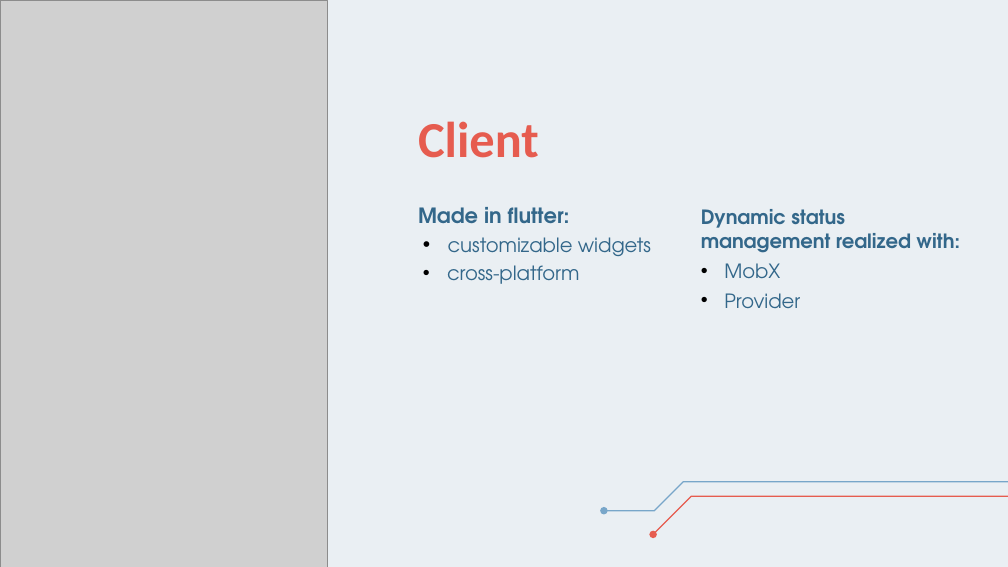
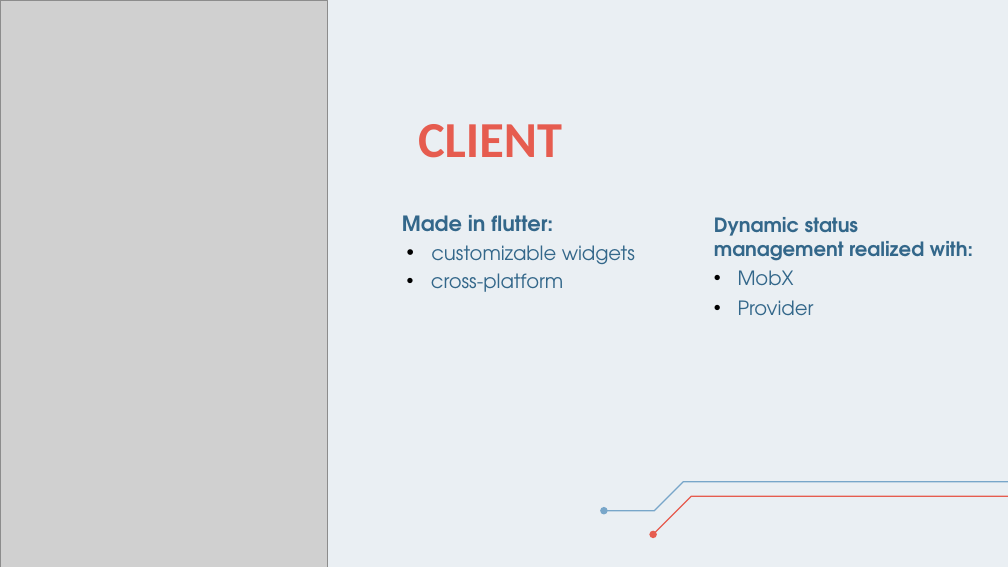
Before and after one commit to Ciuse/Bealthy_app, a slide deck: slide 6 of Presentazione/Presentazione Bealthy.pptx. Drawn at 1008x567 pixels with LibreOffice and Linux fonts; fonts in the diff are those of the drawing; grey boxes stand for pictures. Boxes give left, top, right and bottom in pixels: in the first picture for what was removed or moved away, otherwise in the second. Text is boxed around its words. In the diff, an @@ line names an element or a change of style, - is before the commit and + after.

```diff
--- a/Presentazione/Presentazione Bealthy.pptx
+++ b/Presentazione/Presentazione Bealthy.pptx
@@ text at <box>418,124,562,158</box>: text changed @@
-Client
+CLIENT
@@ text "Made in flutter:": place and size @@
-text "Made in flutter:" at <box>418,207,651,284</box>
+text "Made in flutter:" at <box>402,215,635,292</box>
@@ text "Dynamic status management realized with:": place and size @@
-text "Dynamic status management realized with:" at <box>701,209,960,308</box>
+text "Dynamic status management realized with:" at <box>714,217,974,315</box>
```
Also in this commit, not shown: 7 other slides changed, 1 slide added, 5 slides removed, 7 other files.
